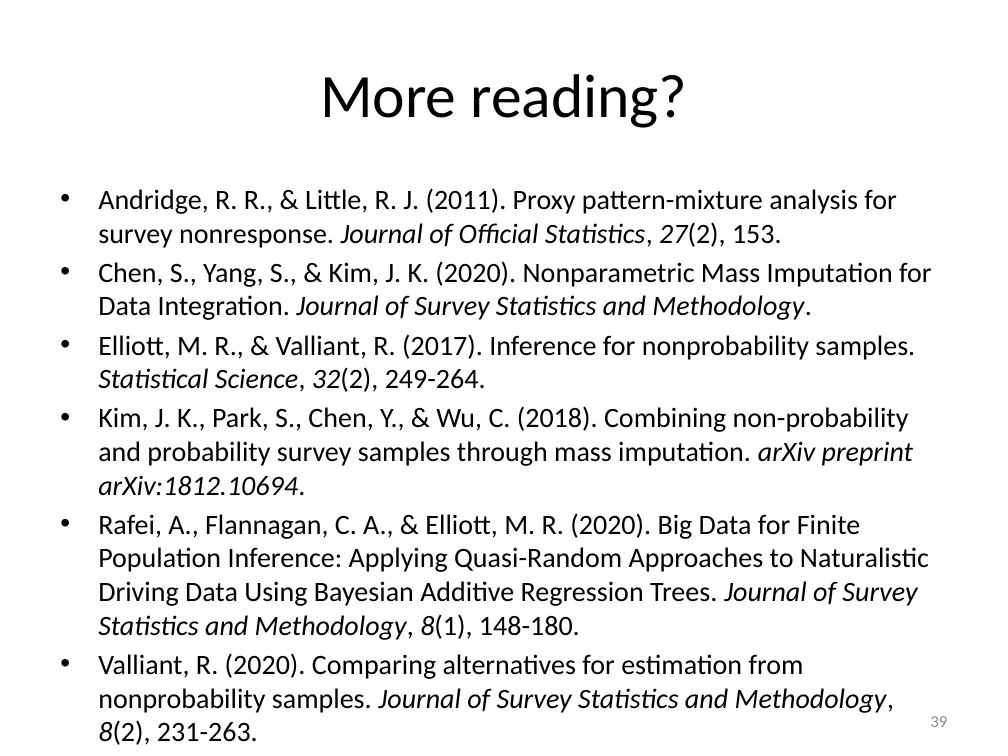
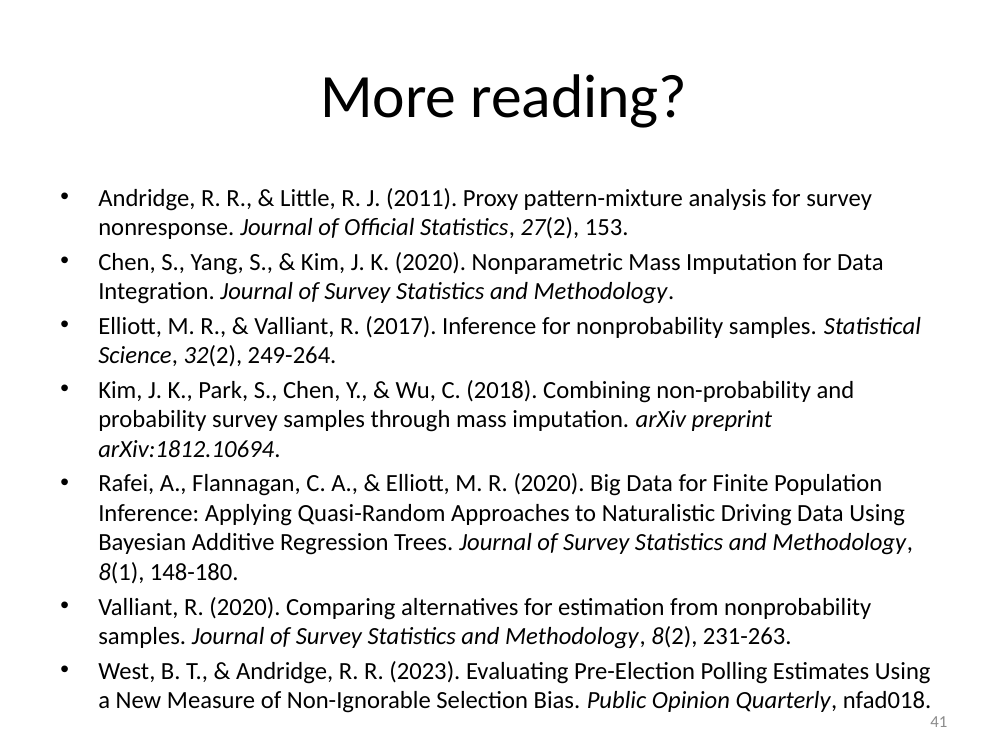
Before and after one commit to peterlugtig/peterlugtig.github.io, a slide deck: slide 41 of static/files/SDA/week13/lecture_week_13.pptx (slide 39 before the commit). Drawn at 1008x756 pixels with LibreOffice and Linux fonts; fonts in the diff are those of the drawing. Boxes give left, top, right and bottom in pixels: in the first picture for what was removed or moved away, otherwise in the second. Text is boxed around its words. In the diff, an @@ line names an element or a change of style, - is before the commit and + after.

```diff
--- a/static/files/SDA/week13/lecture_week_13.pptx
+++ b/static/files/SDA/week13/lecture_week_13.pptx
@@ text at (x1=98, y1=188, x2=921, y2=649): size 20 to 17.6 pt in "Andridge, R. R., & Little, R. J. ...", "Chen, S., Yang, S., & Kim, J. ...", "Elliott, M. R., & Valliant, R. (2017). ...", "Kim, J. K., Park, S., Chen, Y., ..." and 2 more places @@
@@ text at (x1=98, y1=661, x2=931, y2=684): paragraph added @@
+• West, B. T., & Andridge, R. R. (2023). Evaluating Pre-Election Polling Estimates Using a New Measure of Non-Ignorable Selection Bias. Public Opinion Quarterly, nfad018.
@@ page number at (x1=930, y1=716, x2=947, y2=727): text changed @@
-39
+41
```
Also in this commit, not shown: 9 other slides changed, 3 slides added, 1 slide removed, 7 other files.
